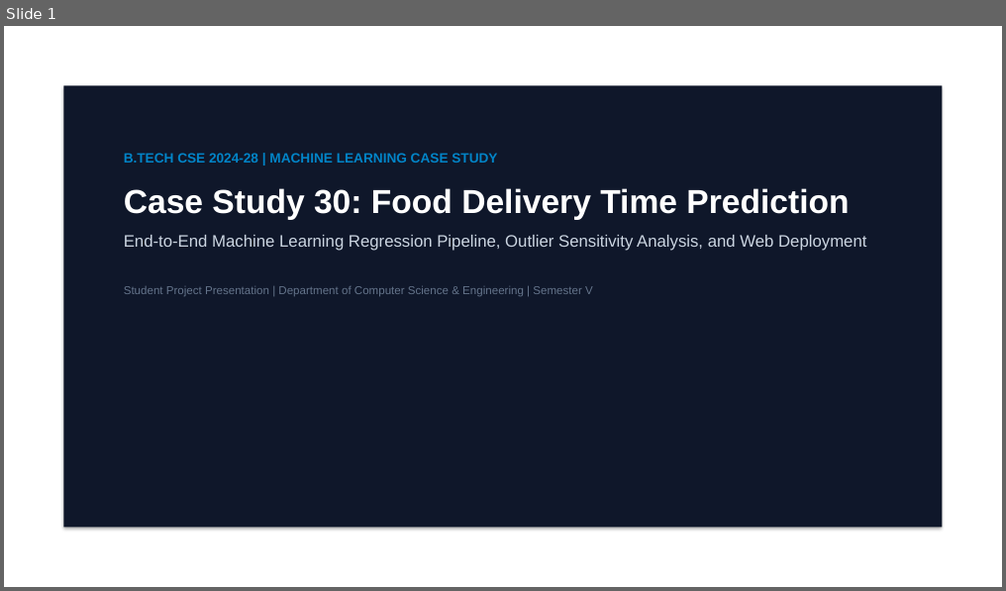
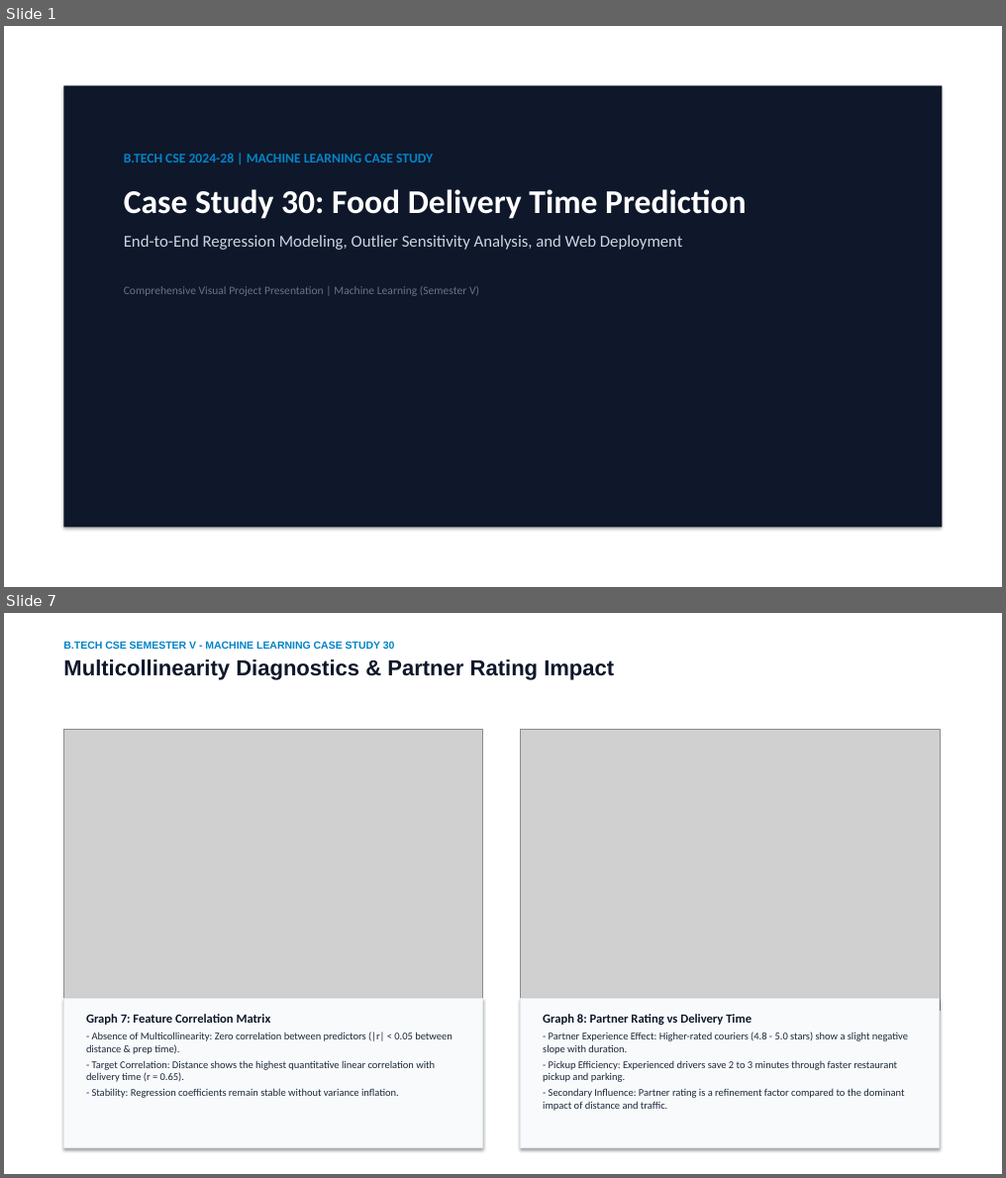
Before and after one commit to Rizwan2611/food-delivery-time-prediction, a slide deck: Food_Delivery_Time_Prediction_Presentation.pptx. Shown one above the other, each under a label of ours: slide 1 before the commit, slides 1 and 7 after it; the slides between them are not shown. The pictures are 1006x591 and 1006x1178 pixels, drawn with LibreOffice and Linux fonts; fonts in the diff are those of the drawing; grey boxes stand for pictures. Boxes give left, top, right and bottom in pixels: in the first picture for what was removed or moved away, otherwise in the second. Text is boxed around its words. In the diff, an @@ line names an element or a change of style, - is before the commit and + after.

Commit message:
Update presentation with 1-2 exact graphs per slide and comprehensive explanations

```diff
--- a/Food_Delivery_Time_Prediction_Presentation.pptx
+++ b/Food_Delivery_Time_Prediction_Presentation.pptx
@@ slide 7 added at box(4, 613, 1002, 1174), background #FFFFFF @@
@@ text added at box(63, 641, 614, 680), 21 pt, text #0F172A, bold @@
+B.TECH CSE SEMESTER V - MACHINE LEARNING CASE STUDY 30
+Multicollinearity Diagnostics & Partner Rating Impact
@@ picture added at box(63, 729, 483, 1023) @@
@@ picture added at box(521, 729, 940, 1011) @@
@@ rectangle added at box(63, 998, 483, 1149), fill #F8FAFC, outline #E2E8F0 1 pt @@
@@ rectangle added at box(521, 998, 940, 1149), fill #F8FAFC, outline #E2E8F0 1 pt @@
@@ text added at box(86, 1014, 451, 1098), 10 pt, text #1E293B @@
+Graph 7: Feature Correlation Matrix
+- Absence of Multicollinearity: Zero correlation between predictors (|r| < 0.05 between distance & prep time).
+- Target Correlation: Distance shows the highest quantitative linear correlation with delivery time (r = 0.65).
+- Stability: Regression coefficients remain stable without variance inflation.
@@ text added at box(543, 1014, 908, 1111), 10 pt, text #1E293B @@
+Graph 8: Partner Rating vs Delivery Time
+- Partner Experience Effect: Higher-rated couriers (4.8 - 5.0 stars) show a slight negative slope with duration.
+- Pickup Efficiency: Experienced drivers save 2 to 3 minutes through faster restaurant pickup and parking.
+- Secondary Influence: Partner rating is a refinement factor compared to the dominant impact of distance and traffic.
@@ slide 1 changed as well @@
@@ text at box(124, 153, 746, 219): font Arial to Calibri in "B.TECH CSE 2024-28 | MACHINE LEARNING CASE ...", "Case Study 30: Food Delivery Time Prediction" @@
@@ text at box(124, 235, 683, 296): text changed; font Arial to Calibri @@
-End-to-End Machine Learning Regression Pipeline, Outlier Sensitivity Analysis, and Web Deployment
-Student Project Presentation | Department of Computer Science & Engineering | Semester V
+End-to-End Regression Modeling, Outlier Sensitivity Analysis, and Web Deployment
+Comprehensive Visual Project Presentation | Machine Learning (Semester V)
```
Also in this commit, not shown: 10 other slides changed, 4 other slides added, 5 slides removed, 14 other files.
